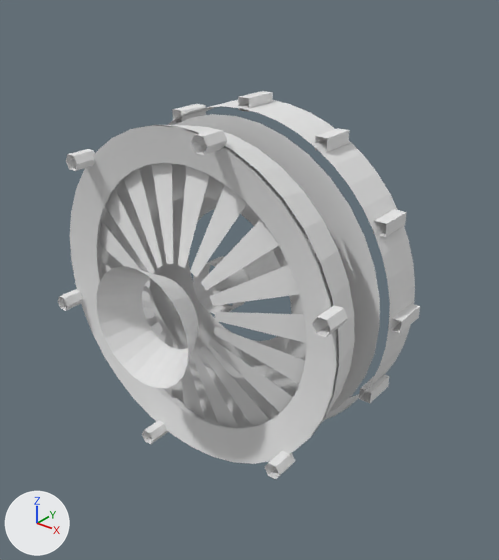
What one commit did to the OBJ model public/models/Automotive_Clutch_and_Pressure_Plate_Assembly.obj.
Before and after are seen from a 50 mm camera at (3.35, -3.87, 2.51) aimed at (0.25, 0.01, 0.1). The axes (+X, +Y, +Z) are drawn at lower left. The lights are the same throughout. The picture after the commit comes second. Where no turn or scale is listed for an object, it has been applied to the vertices. Vertices at exactly the same position are counted once.

Before the edit, the objects in view are built like this:
```python
ob_clutch_cover_housing_gold_zinc = bpy.data.objects.new('Clutch_Cover_Housing_Gold_Zinc', me_clutch_cover_housing_gold_zinc)
ob_clutch_cover_housing_gold_zinc.location = (0.0, 0.0, 0.0)
ob_clutch_friction_disc_and_dampers = bpy.data.objects.new('Clutch_Friction_Disc_and_Dampers', me_clutch_friction_disc_and_dampers)
ob_clutch_friction_disc_and_dampers.location = (0.0, 0.0, 0.0)
ob_clutch_release_bearing = bpy.data.objects.new('Clutch_Release_Bearing', me_clutch_release_bearing)
ob_clutch_release_bearing.location = (0.0, 0.0, 0.0)
ob_diaphragm_belleville_spring = bpy.data.objects.new('Diaphragm_Belleville_Spring', me_diaphragm_belleville_spring)
ob_diaphragm_belleville_spring.location = (0.0, 0.0, 0.0)
ob_flywheel_engine_iron = bpy.data.objects.new('Flywheel_Engine_Iron', me_flywheel_engine_iron)
ob_flywheel_engine_iron.location = (0.0, 0.0, 0.0)
ob_pressure_plate_cast_iron = bpy.data.objects.new('Pressure_Plate_Cast_Iron', me_pressure_plate_cast_iron)
ob_pressure_plate_cast_iron.location = (0.0, 0.0, 0.0)
```
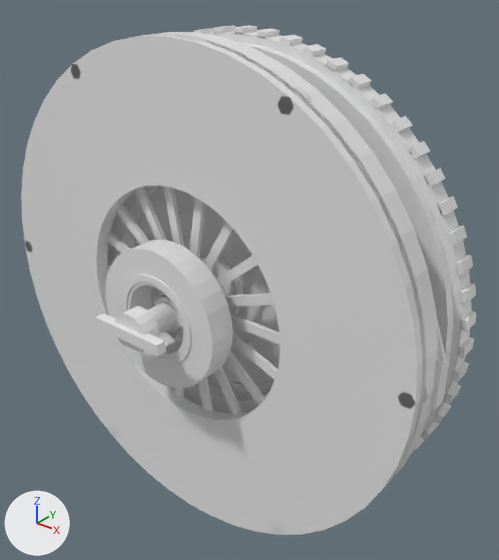
Where the change shows, as pixel boxes [x1, y1, x2, y2] in the pictures (499 x 560 px):
'Clutch_Cover_and_Release_Bearing', added: after [21, 32, 438, 535]
'Clutch_Cover_Housing_Gold_Zinc', deleted: before [70, 125, 355, 464]
'Flywheel_Engine_Iron', deleted: before [160, 91, 420, 423]
'Diaphragm_Belleville_Spring', deleted: before [96, 163, 306, 428]
'Dual_Mass_Flywheel', added: after [193, 25, 476, 454]
'Clutch_Friction_Disc_and_Dampers', reshaped: before [146, 125, 360, 408]; after [134, 187, 280, 393]
'Clutch_Release_Bearing', deleted: before [58, 129, 348, 480]
'Pressure_Plate_Cast_Iron', deleted: before [102, 129, 339, 428]
'Belleville_Diaphragm_Spring', added: after [105, 186, 280, 414]
'Cast_Iron_Pressure_Plate', added (mostly hidden): after [107, 186, 450, 413]
'Centering_Arbor_Mandrel', added: after [95, 302, 177, 357]
'Transmission_Input_Spline_Shaft', added (mostly hidden): after [154, 275, 226, 331]
part 1 of me_clutch_friction_disc_and_dampers, added: after [262, 292, 279, 328]
part 2 of me_clutch_friction_disc_and_dampers, rebuilt (mostly hidden afterwards): before [146, 125, 360, 408]; after [134, 187, 274, 393]
part 3 of me_clutch_friction_disc_and_dampers, rebuilt: before [193, 256, 248, 314]; after [199, 256, 243, 316]
part 4 of me_clutch_friction_disc_and_dampers, added: after [145, 189, 280, 384]
part 5 of me_clutch_friction_disc_and_dampers, deleted (mostly hidden): before [210, 278, 232, 294]
part 6 of me_clutch_friction_disc_and_dampers, added (mostly hidden): after [179, 209, 254, 365]

The change, as a list of edits to the scene's bpy script:
```text
Change me_clutch_friction_disc_and_dampers:
    remove me_clutch_friction_disc_and_dampers.from_pydata(...)  # 152 vertices, 76 faces; spans x -1.3..1.3, y -0.15..0.05, z -1.3..1.3
    remove me_clutch_friction_disc_and_dampers.materials.append(mat_mtl_clutch_friction_disc_and_dampers)  # white #e7e7e7
    add me_clutch_friction_disc_and_dampers.from_pydata(...)  # 660 vertices, 720 faces; spans x -1.84..1.84, y -0.17..0.01, z -1.84..1.84
    me_clutch_friction_disc_and_dampers part 1: a new loose piece, a box spanning x 0.5..0.66, y -0.15..-0.01, z -0.12..0.12
    me_clutch_friction_disc_and_dampers part 2: the loose piece of 72 vertices spanning x -1.3..1.3, y -0.04..0.0, z -1.3..1.3 is rebuilt with 192 vertices and now spans x -1.84..1.84, y -0.12..-0.04, z -1.84..1.84
    me_clutch_friction_disc_and_dampers part 3: the loose piece of 48 vertices spanning x -0.22..0.22, y -0.15..0.05, z -0.22..0.22 is rebuilt with 96 vertices and now spans x -0.28..0.28, y -0.17..0.01, z -0.28..0.28
    me_clutch_friction_disc_and_dampers part 4: a new loose piece of 144 vertices spanning x -0.86..0.86, y -0.1..-0.06, z -0.86..0.86
    me_clutch_friction_disc_and_dampers part 5: the loose piece of 32 vertices spanning x -0.1..0.1, y -0.08..0.02, z -0.1..0.1 is deleted
    me_clutch_friction_disc_and_dampers part 6
    16 vertices are added at x -0.43..0.43, y -0.15, z -0.63..0.63
    16 new vertices lie (0.0, 0.14, 0.0) away from vertices in x -0.43..0.43, y -0.15, z -0.63..0.63
    24 new faces join them
    other edits to the shape of me_clutch_friction_disc_and_dampers do not show in these pictures
Remove ob_clutch_cover_housing_gold_zinc:
    ob_clutch_cover_housing_gold_zinc = bpy.data.objects.new('Clutch_Cover_Housing_Gold_Zinc', me_clutch_cover_housing_gold_zinc)
Remove ob_clutch_release_bearing:
    ob_clutch_release_bearing = bpy.data.objects.new('Clutch_Release_Bearing', me_clutch_release_bearing)
Remove ob_diaphragm_belleville_spring:
    ob_diaphragm_belleville_spring = bpy.data.objects.new('Diaphragm_Belleville_Spring', me_diaphragm_belleville_spring)
Remove ob_flywheel_engine_iron:
    ob_flywheel_engine_iron = bpy.data.objects.new('Flywheel_Engine_Iron', me_flywheel_engine_iron)
Remove ob_pressure_plate_cast_iron:
    ob_pressure_plate_cast_iron = bpy.data.objects.new('Pressure_Plate_Cast_Iron', me_pressure_plate_cast_iron)
Add ob_transmission_input_spline_shaft:
    ob_transmission_input_spline_shaft = bpy.data.objects.new('Transmission_Input_Spline_Shaft', me_transmission_input_spline_shaft)  # 284 vertices, 282 faces; spans x -0.157..0.156, y -0.67..0.44, z -0.157..0.157
    ob_transmission_input_spline_shaft.location = (0.0, 0.0, 0.0)
Add ob_dual_mass_flywheel:
    ob_dual_mass_flywheel = bpy.data.objects.new('Dual_Mass_Flywheel', me_dual_mass_flywheel)  # 1008 vertices, 888 faces; spans x -1.97..1.97, y 0.0..0.36, z -1.97..1.97
    ob_dual_mass_flywheel.location = (0.0, 0.0, 0.0)
Add ob_clutch_cover_and_release_bearing:
    ob_clutch_cover_and_release_bearing = bpy.data.objects.new('Clutch_Cover_and_Release_Bearing', me_clutch_cover_and_release_bearing)  # 990 vertices, 1020 faces; spans x -2.01..2.01, y -0.8..-0.25, z -1.98..1.98
    ob_clutch_cover_and_release_bearing.location = (0.0, 0.0, 0.0)
Add ob_centering_arbor_mandrel:
    ob_centering_arbor_mandrel = bpy.data.objects.new('Centering_Arbor_Mandrel', me_centering_arbor_mandrel)  # a 20-sided cylinder along y spanning x -0.098..0.098, y -0.985..0.265, z -0.098..0.098; a 20-sided cylinder along y spanning x -0.142..0.142, y -0.21..0.05, z -0.142..0.142; a 16-sided cylinder along y spanning x -0.16..0.16, y -1.05..-0.91, z -0.16..0.16; a box spanning x -0.32..0.32, y -1.09..-1.01, z -0.045..0.045
    ob_centering_arbor_mandrel.location = (0.0, 0.0, 0.0)
Add ob_cast_iron_pressure_plate:
    ob_cast_iron_pressure_plate = bpy.data.objects.new('Cast_Iron_Pressure_Plate', me_cast_iron_pressure_plate)  # 240 vertices, 228 faces; spans x -1.85..2.02, y -0.29..-0.15, z -1.91..1.85
    ob_cast_iron_pressure_plate.location = (0.0, 0.0, 0.0)
Add ob_belleville_diaphragm_spring:
    ob_belleville_diaphragm_spring = bpy.data.objects.new('Belleville_Diaphragm_Spring', me_belleville_diaphragm_spring)  # 336 vertices, 300 faces; spans x -1.76..1.76, y -0.45..-0.3, z -1.76..1.76
    ob_belleville_diaphragm_spring.location = (0.0, 0.0, 0.0)
```
